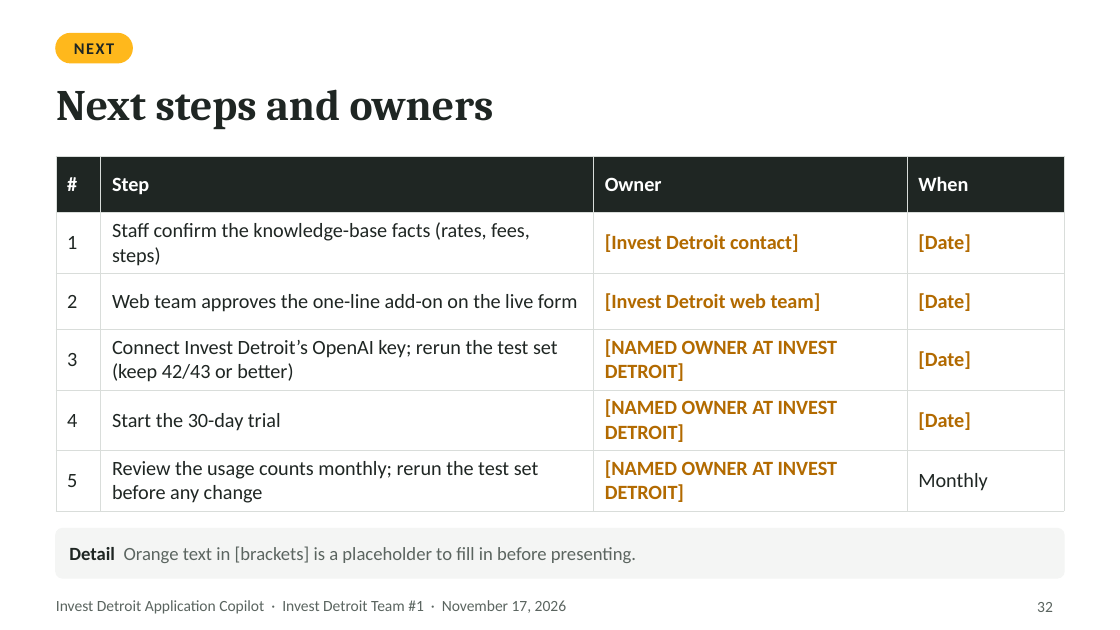
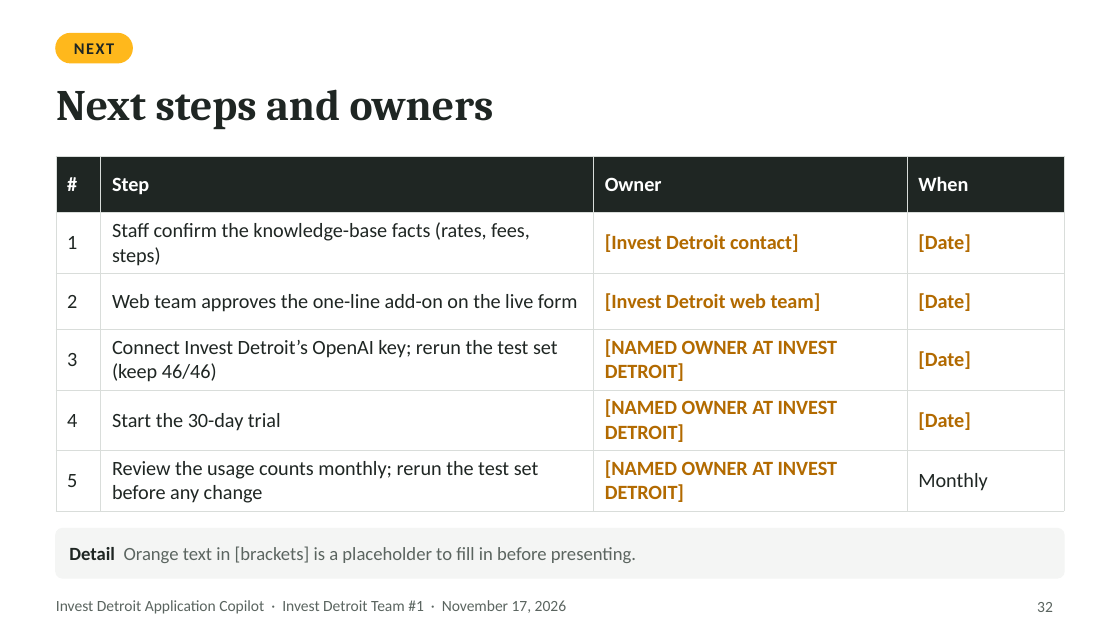
Before and after one commit to Ross-Business-Tech/Invest-Detroit-Project-1, a slide deck: slide 32 of docs/slides/Invest-Detroit-Copilot-Client-Deck.pptx. Drawn at 1120x630 pixels with LibreOffice and Linux fonts; fonts in the diff are those of the drawing. Boxes give left, top, right and bottom in pixels: in the first picture for what was removed or moved away, otherwise in the second. Text is boxed around its words. In the diff, an @@ line names an element or a change of style, - is before the commit and + after.

```diff
--- a/docs/slides/Invest-Detroit-Copilot-Client-Deck.pptx
+++ b/docs/slides/Invest-Detroit-Copilot-Client-Deck.pptx
@@ table at [56, 157, 1064, 507] @@
-row 4, column 2: Connect Invest Detroit’s OpenAI key; rerun the test set (keep 42/43 or better)
+row 4, column 2: Connect Invest Detroit’s OpenAI key; rerun the test set (keep 46/46)
```
Also in this commit, not shown: 4 other slides changed, 25 other files.
